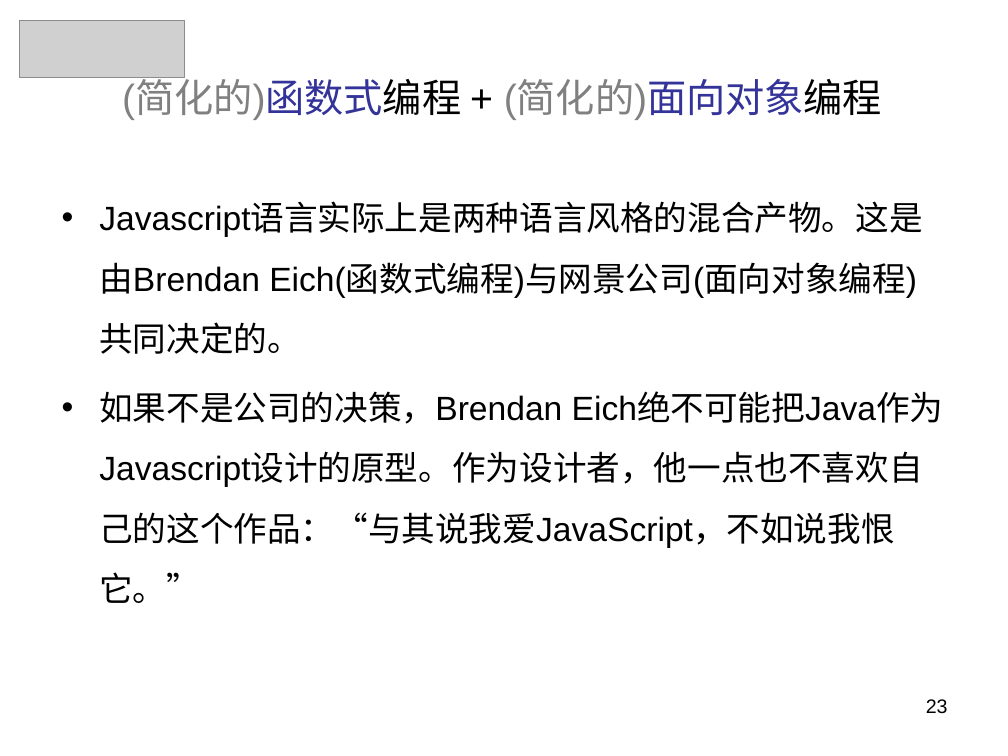
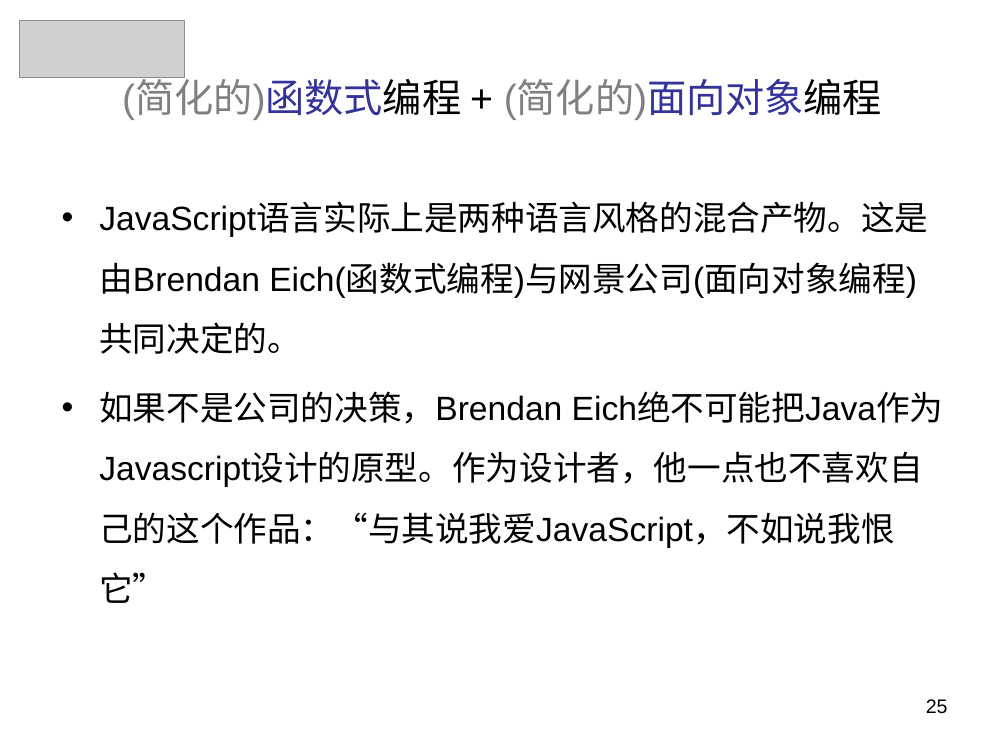
Before and after one commit to panxuepeng/javascript, a slide deck: slide 25 of ppt/1-1（第一天课程）.ppt (slide 23 before the commit). Drawn at 1008x756 pixels with LibreOffice and Linux fonts; fonts in the diff are those of the drawing; grey boxes stand for pictures. Boxes give left, top, right and bottom in pixels: in the first picture for what was removed or moved away, otherwise in the second. Text is boxed around its words. In the diff, an @@ line names an element or a change of style, - is before the commit and + after.

```diff
--- a/ppt/1-1（第一天课程）.ppt
+++ b/ppt/1-1（第一天课程）.ppt
@@ text at (99,203,928,603): text changed @@
-• Javascript语言实际上是两种语言风格的混合产物。这是由Brendan Eich(函数式编程)与网景公司(面向对象编程)共同决定的。
-• 如果不是公司的决策，Brendan Eich绝不可能把Java作为Javascript设计的原型。作为设计者，他一点也不喜欢自己的这个作品：“与其说我爱JavaScript，不如说我恨它。”
+• JavaScript语言实际上是两种语言风格的混合产物。这是由Brendan Eich(函数式编程)与网景公司(面向对象编程)共同决定的。
+• 如果不是公司的决策，Brendan Eich绝不可能把Java作为Javascript设计的原型。作为设计者，他一点也不喜欢自己的这个作品：“与其说我爱JavaScript，不如说我恨它”
@@ page number at (926,699,948,714): text changed @@
-23
+25
```
Also in this commit, not shown: 37 other slides changed, 23 slides added, 4 slides removed, 3 other files.
